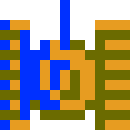
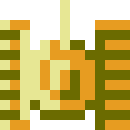
Before/after of a 130px x 130px layered artwork. What changed in the layer stack:
painted on "TankPlayerU" over (x1=0, y1=0, x2=70, y2=130)
